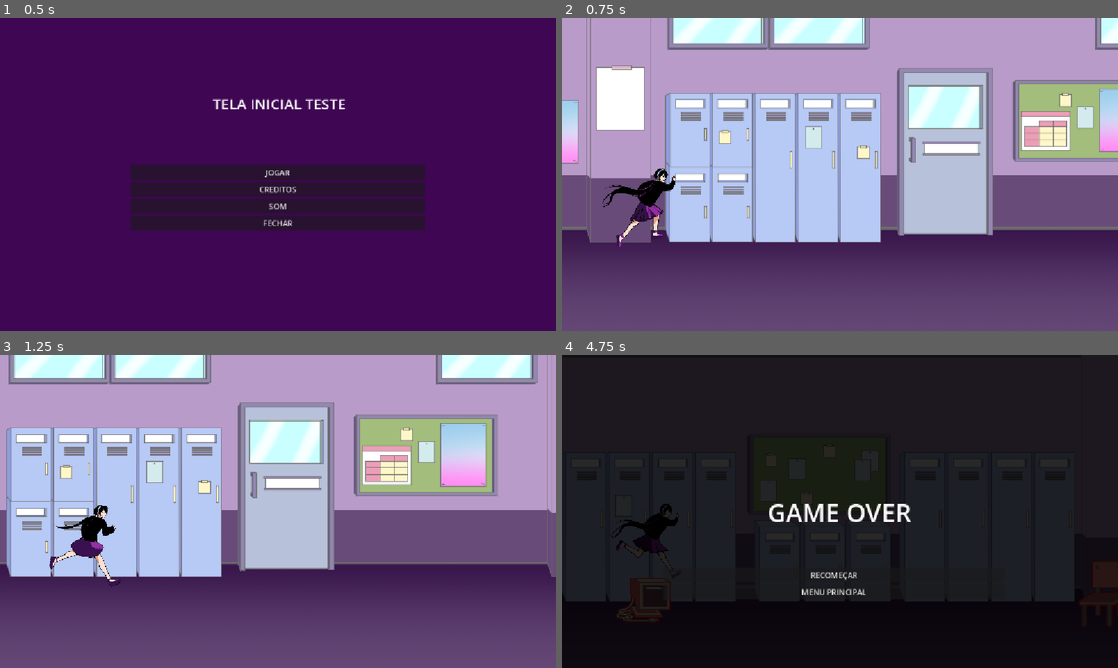
Above: before the commit, frames 1-4 (two rows, left to right).
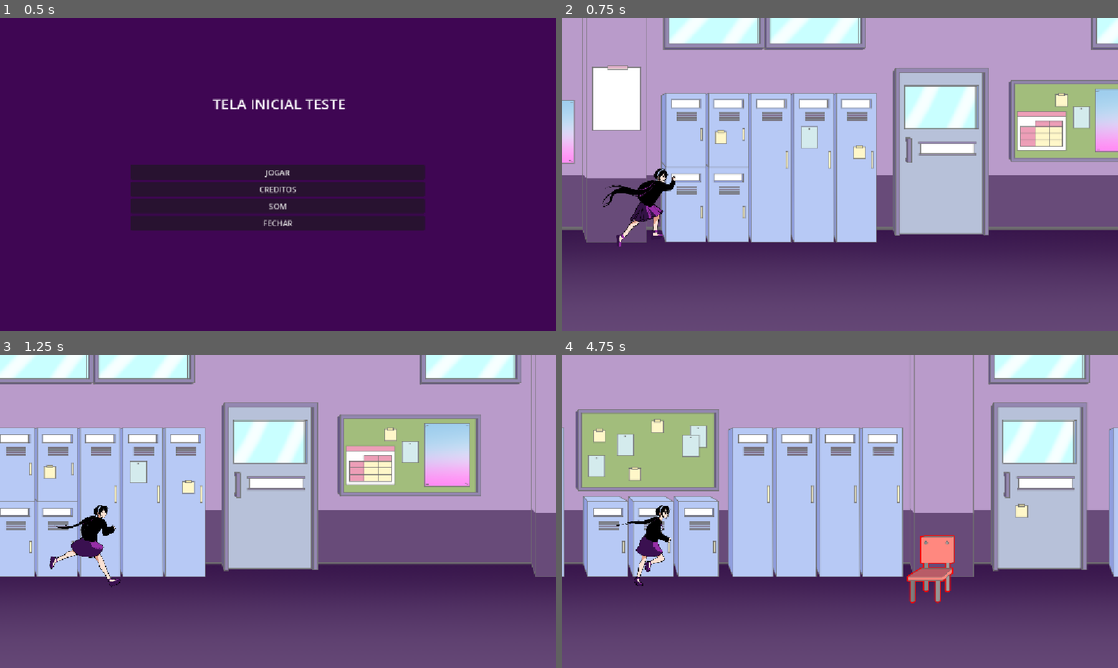
Above: after the commit, the same moments.

Repository: AJMoraes-58/Grupo9-infinite-runner
Game: Godot game, scene res://Cenas/menu_principal.tscn
Two runs of this game, one before a commit and one after it. Both use one fixed random seed, a clock stepped at 60 frames per second and the inputs below.
Inputs:
- Up to frame 1 (0.5 s): no input
- Up to frame 2 (0.75 s): click "JOGAR" at 0.5 s
- Up to frame 3 (1.25 s): no input
- Up to frame 4 (4.75 s): hold Up (ui_up) 1.28-2.78 s; hold Down (ui_down) 2.78-3.53 s; hold Up (ui_up) from 3.53 s (still down)

Frame 1 is identical in both runs. In frame 2, 11% of the frame differs, in the area x 1-100%, y 0-72%; in frame 3, 21%; in frame 4, 100%, in the area x 0-100%, y 0-100%.

Commit message:
muda alguns valores de aceleracao e a area de colisao da protagonista

Diff:
--- a/Cenas/protagonista.tscn
+++ b/Cenas/protagonista.tscn
@@ -91,6 +91,10 @@
 radius = 20.0
 height = 166.0
 
+[sub_resource type="SegmentShape2D" id="SegmentShape2D_o8hgg"]
+a = Vector2(5, 94)
+b = Vector2(47, 36)
+
 [node name="protagonista" type="CharacterBody2D" unique_id=1602220430]
 script = ExtResource("1_3mf1m")
 
@@ -106,3 +110,6 @@
 
 [node name="Camera2D" type="Camera2D" parent="." unique_id=728148421]
 offset = Vector2(450, 0)
+
+[node name="CollisionShape2D2" type="CollisionShape2D" parent="." unique_id=264569295]
+shape = SubResource("SegmentShape2D_o8hgg")
--- a/Scripts/protagonista.gd
+++ b/Scripts/protagonista.gd
@@ -9,9 +9,9 @@
 const MAXIMO_DE_PULOS: int = 2
 const VELOCIDADE_MAXIMA_DA_CORRIDA: float = 900.0
 const ACELERADOR_DE_QUEDA: float = 2.7
-const TAXA_DE_ACELERACAO_CORRIDA: float = 4.0
+const TAXA_DE_ACELERACAO_CORRIDA: float = 5.0
 
-var velocidadeDaCorrida: float = 400.0
+var velocidadeDaCorrida: float = 450.0
 var gravidade = ProjectSettings.get_setting("physics/2d/default_gravity") #valor padrao do godot
 var quantidadeDePulos: int = 0
 
